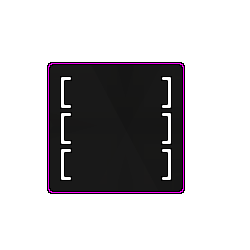
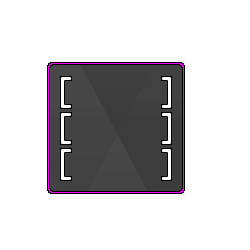
Comparing the layer stacks of the two 250 x 250 images. Changes:
renamed "graphite_pattern_K.png" to "graphite_pattern.png copy", painted on it over (50, 65, 182, 191)
removed layer "graphite_pattern.png" (was 67%) over (50, 65, 182, 191)